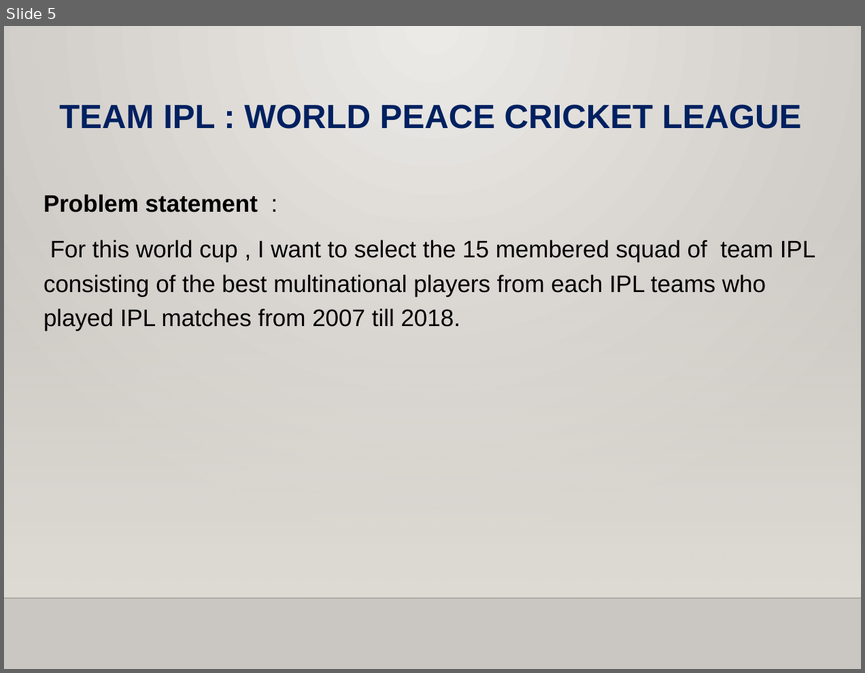
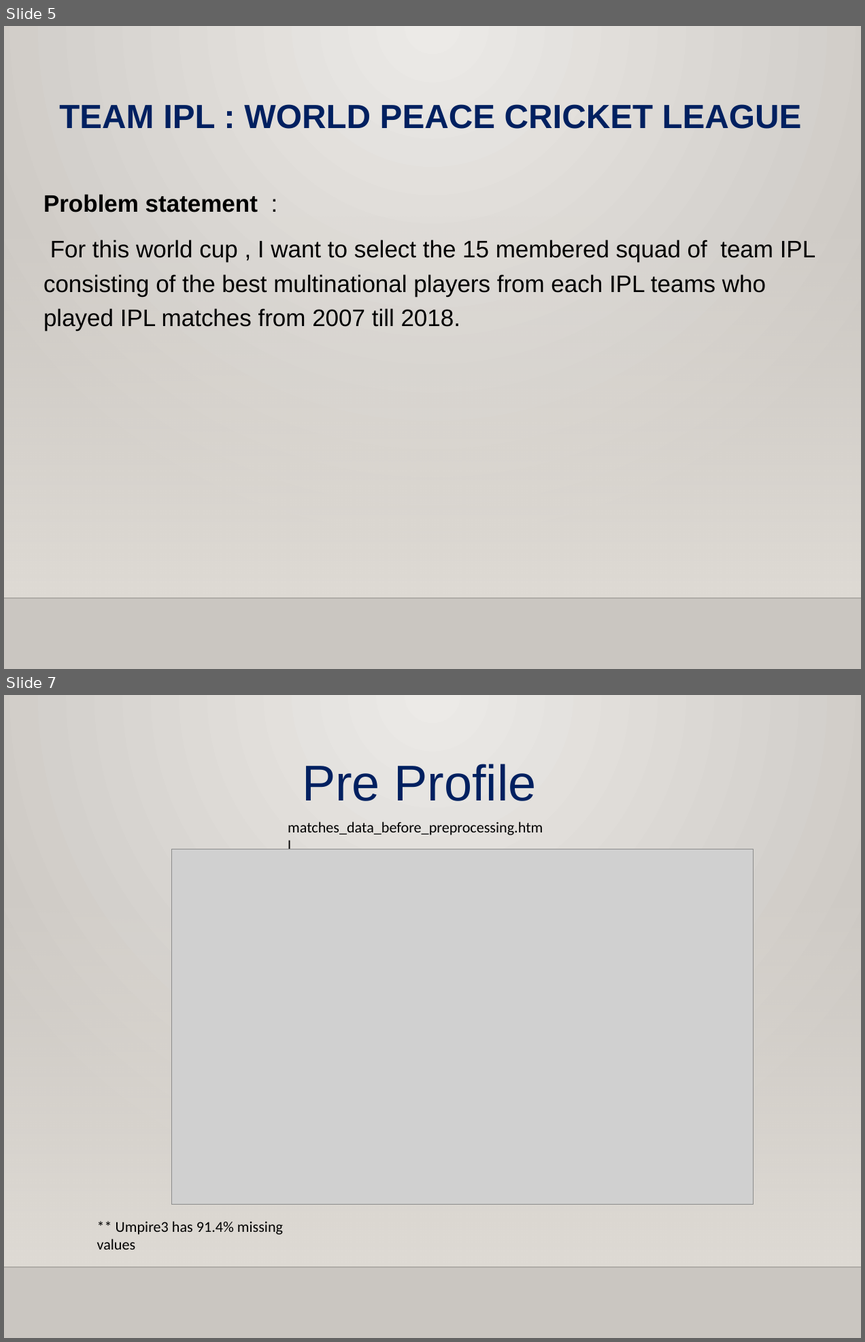
Before and after one commit to idhariharan/Hari-Iyer-INSAID-GCDAI-, a slide deck: Hari IyerMarch 2019 Cohort Term1 Project World Peace Cricket League.pptx. Shown one above the other, each under a label of ours: slide 5 before the commit, slides 5 and 7 after it; the slides between them are not shown. The pictures are 865x673 and 865x1342 pixels, drawn with LibreOffice and Linux fonts; fonts in the diff are those of the drawing; grey boxes stand for pictures; background and template pictures are left out. Boxes give left, top, right and bottom in pixels: in the first picture for what was removed or moved away, otherwise in the second. Text is boxed around its words. In the diff, an @@ line names an element or a change of style, - is before the commit and + after.

```diff
--- a/Hari IyerMarch 2019 Cohort Term1 Project World Peace Cricket League.pptx
+++ b/Hari IyerMarch 2019 Cohort Term1 Project World Peace Cricket League.pptx
@@ slide 7 added at box(4, 695, 861, 1338), background gradient #ECEAE7 to #CAC7C1; not listed: 2 template elements that a slide beside it also shows @@
@@ text added at box(302, 764, 536, 801), 60 pt, text #002060 @@
+Pre Profile
@@ text added at box(288, 821, 543, 835), 18 pt, text #000000 @@
+matches_data_before_preprocessing.html
@@ picture added at box(171, 849, 753, 1204) @@
@@ text added at box(97, 1221, 283, 1249), 18 pt, text #000000 @@
+** Umpire3 has 91.4% missing values
```
Also in this commit, not shown: 1 slide changed, 4 other slides added, 2 slides removed, 4 other files.
